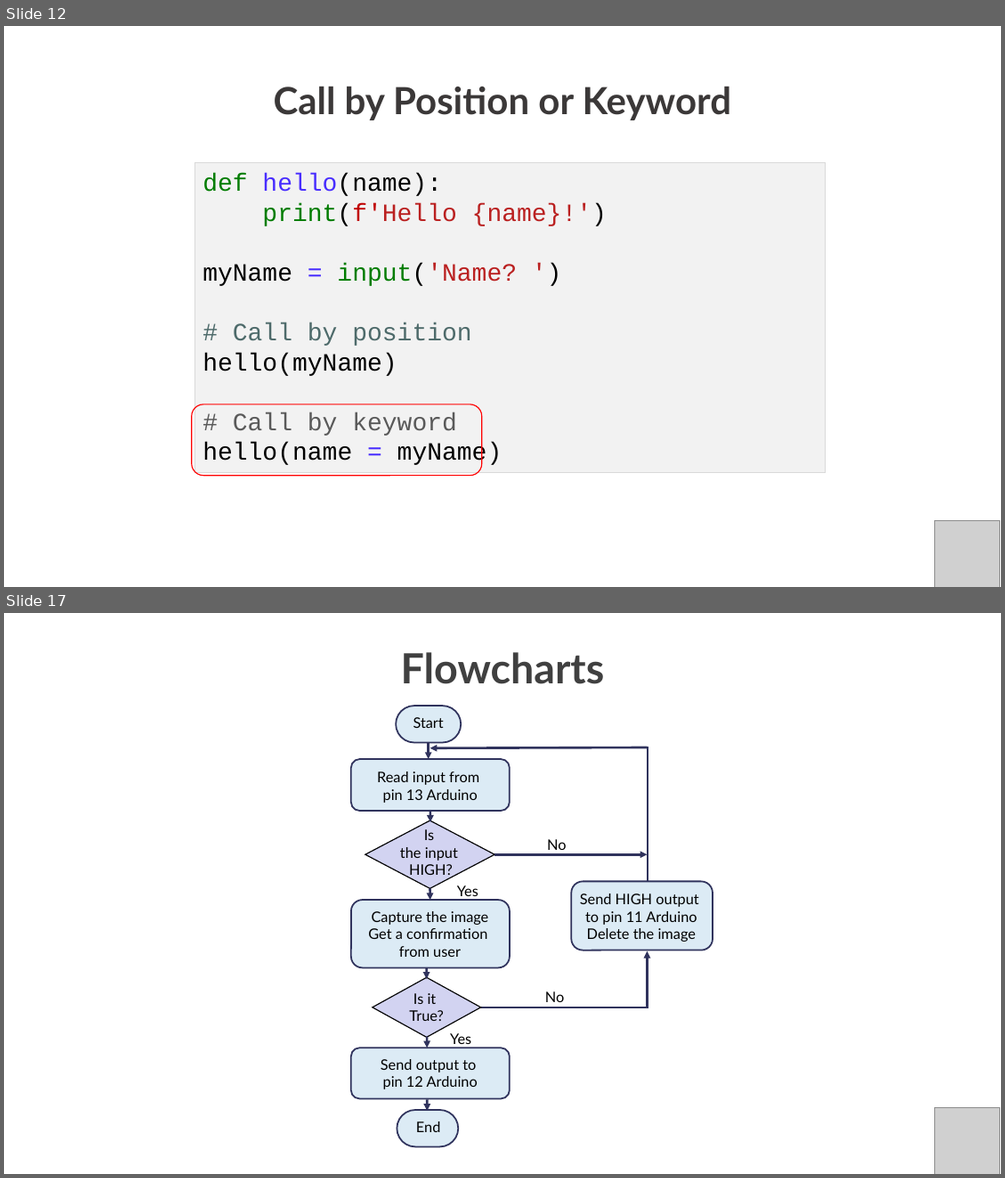
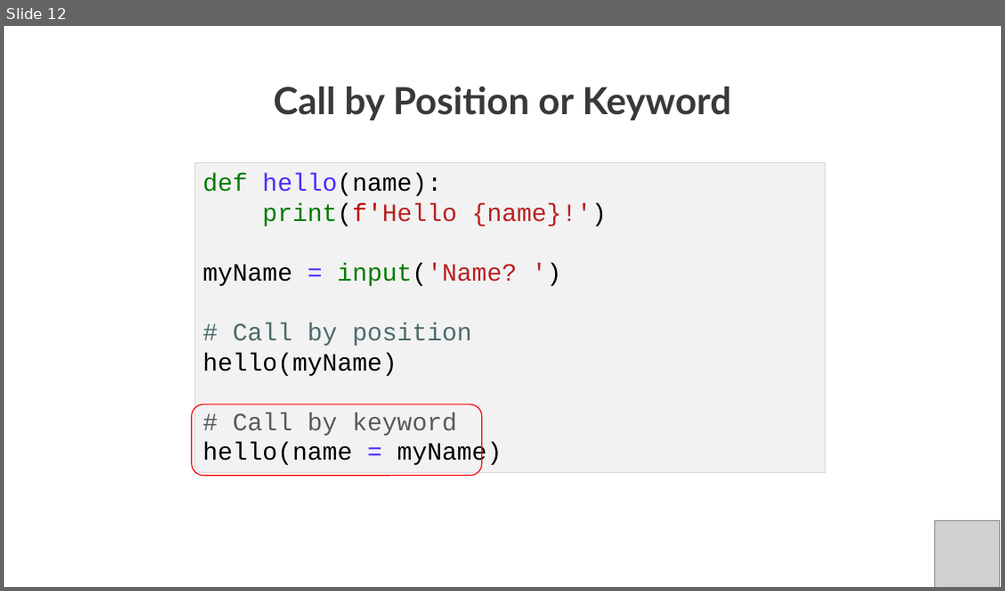
Before and after one commit to PracticumAI/python-for-ai, a slide deck: presentations/03_functions.pptx. Shown one above the other, each under a label of ours: slides 12 and 17 before the commit, slide 12 after it; the slides between them are not shown. The pictures are 1005x1178 and 1005x591 pixels, drawn with LibreOffice and Linux fonts; fonts in the diff are those of the drawing; grey boxes stand for pictures. Boxes give left, top, right and bottom in pixels: in the first picture for what was removed or moved away, otherwise in the second. Text is boxed around its words. In the diff, an @@ line names an element or a change of style, - is before the commit and + after.

```diff
--- a/presentations/03_functions.pptx
+++ b/presentations/03_functions.pptx
@@ slide 17 removed at <box>4,613,1001,1174</box>, background #FFFFFF @@
@@ title removed at <box>401,652,605,684</box> @@
-Flowcharts
@@ group removed at <box>351,706,713,1146</box>: 12 texts, 9 arrows, 6 rounded rectangles, 2 lines, 2 diamonds @@
-Read input from
-pin 13 Arduino
-Capture the image
-Get a confirmation
-from user
-Send HIGH output
-to pin 11 Arduino
-Delete the image
-Start
-End
-Send output to
-pin 12 Arduino
-Is
-the input
-HIGH?
-Is it
-True?
-Yes
-Yes
-No
-No
@@ picture removed at <box>934,1107,1000,1174</box> @@
```
Also in this commit, not shown: 1 slide changed, 5 other slides removed, 6 other files.
